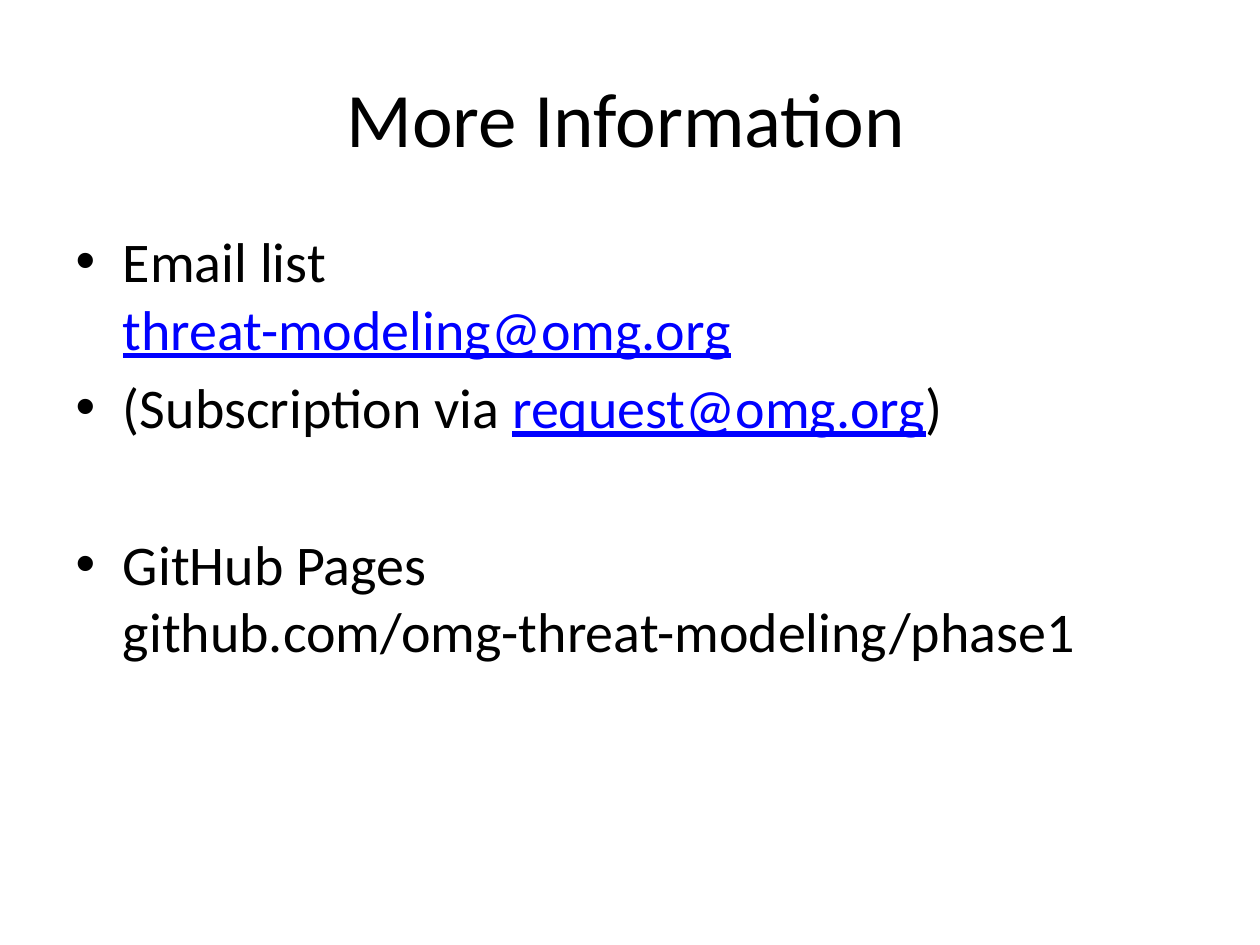
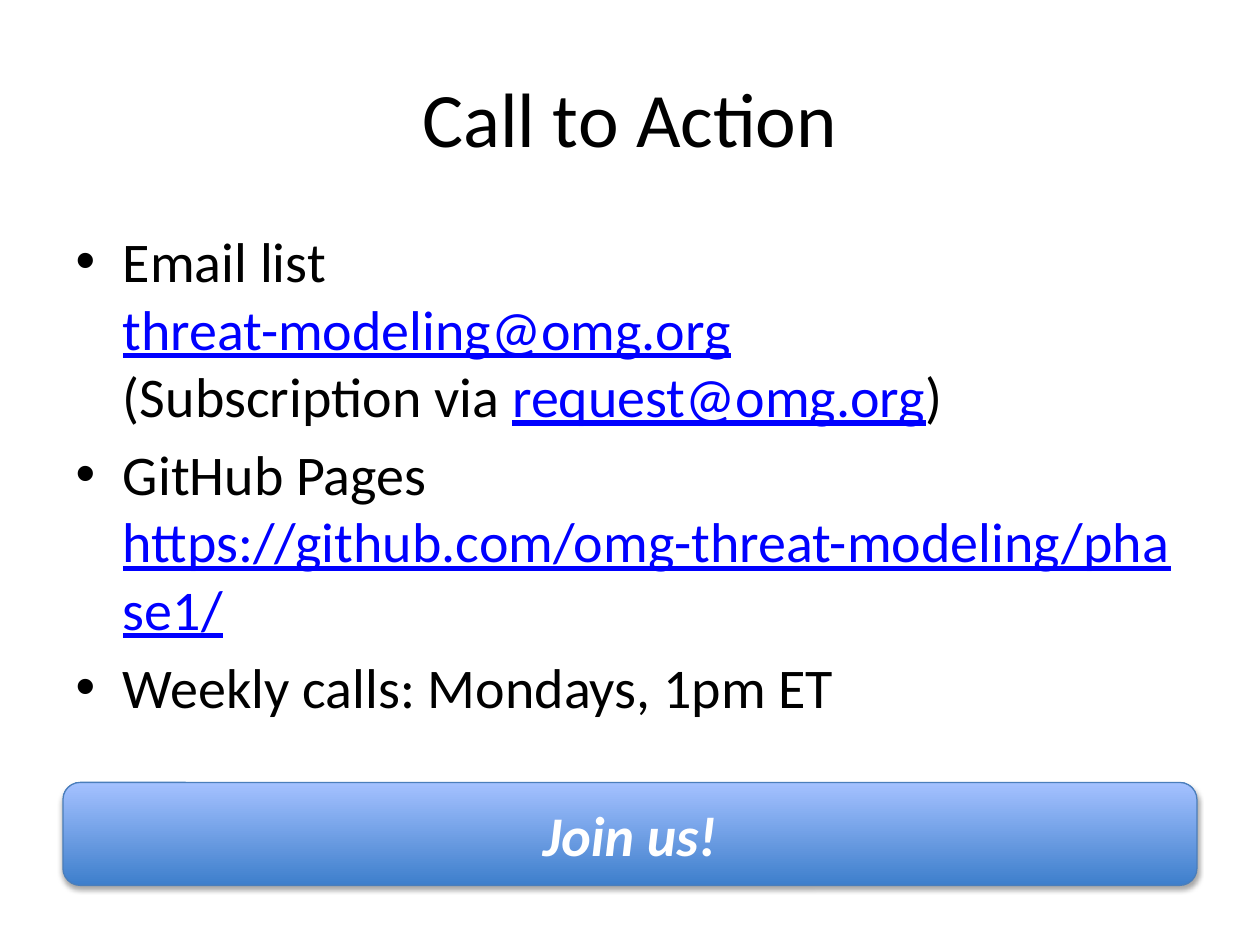
Before and after one commit to omg-threat-modeling/phase1, a slide deck: slide 18 of docs/Threat Modeling and Sharing-20140326.pptx (slide 13 before the commit). Drawn at 1260x945 pixels with LibreOffice and Linux fonts; fonts in the diff are those of the drawing. Boxes give left, top, right and bottom in pixels: in the first picture for what was removed or moved away, otherwise in the second. Text is boxed around its words. In the diff, an @@ line names an element or a change of style, - is before the commit and + after.

Commit message:
Updated slide deck for OMG meeting 	modified:   docs/Threat Modeling and Sharing-20140326.pptx

```diff
--- a/docs/Threat Modeling and Sharing-20140326.pptx
+++ b/docs/Threat Modeling and Sharing-20140326.pptx
@@ title at (x1=422, y1=93, x2=837, y2=148): text changed @@
-More Information
+Call to Action
@@ text at (x1=123, y1=243, x2=1169, y2=717): text changed; text colour #000000 to #0000FF @@
-• Email list
-  threat-modeling@omg.org
-• (Subscription via request@omg.org)
-• GitHub Pages
-  github.com/omg-threat-modeling/phase1
+• Email list
+  threat-modeling@omg.org
+  (Subscription via request@omg.org)
+• GitHub Pages
+  https://github.com/omg-threat-modeling/phase1/
+• Weekly calls: Mondays, 1pm ET
@@ rounded rectangle added at (x1=63, y1=782, x2=1197, y2=886), fill gradient #3F80CE to #A4C4FF, outline #4B7EBC 0.75 pt, 32 pt, text #FFFFFF, bold, italic @@
+Join us!
```
Also in this commit, not shown: 2 other slides changed, 5 slides added.
